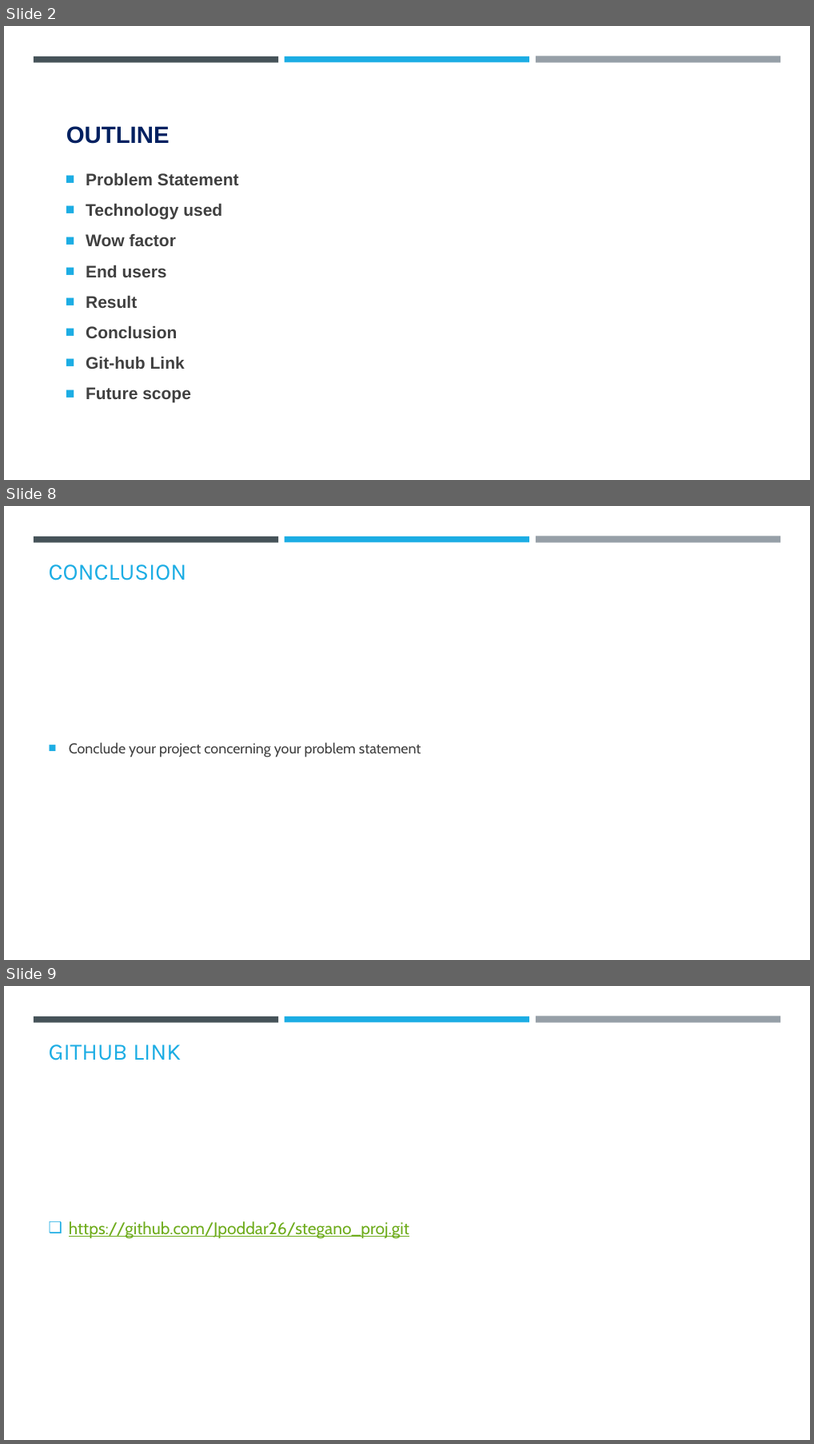
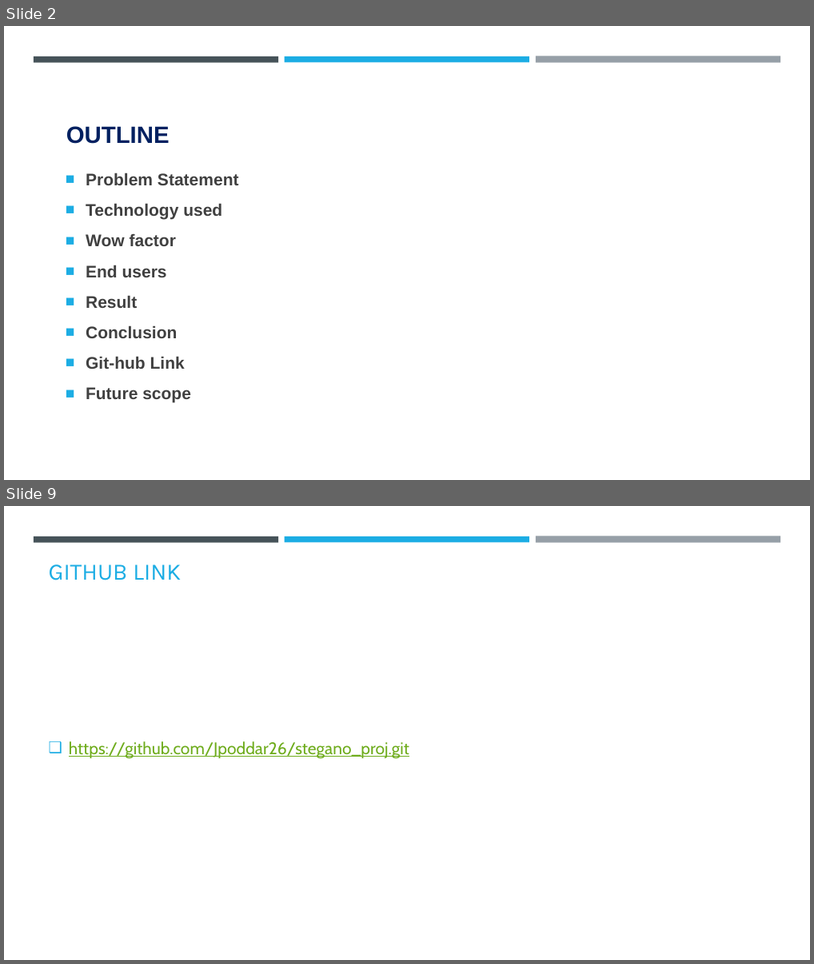
Before and after one commit to Jpoddar26/stegano_proj, a slide deck: AICTE PPT Template (1).pptx. Shown one above the other, each under a label of ours: slides 2, 8 and 9 before the commit, slides 2 and 9 after it; the slides between them are not shown. The pictures are 814x1444 and 814x964 pixels, drawn with LibreOffice and Linux fonts; fonts in the diff are those of the drawing; background and template pictures are left out. Boxes give left, top, right and bottom in pixels: in the first picture for what was removed or moved away, otherwise in the second. Text is boxed around its words. In the diff, an @@ line names an element or a change of style, - is before the commit and + after.

```diff
--- a/AICTE PPT Template (1).pptx
+++ b/AICTE PPT Template (1).pptx
@@ slide 8 removed at [4,506,810,960], background #FFFFFF; not listed: 3 template elements that a slide beside it also shows @@
@@ title removed at [49,564,187,580] @@
-CONCLUSION
@@ text removed at [69,742,422,757] @@
-■ Conclude your project concerning your problem statement
```
Also in this commit, not shown: 4 slides changed, 2 slides added, 1 other slide removed.
